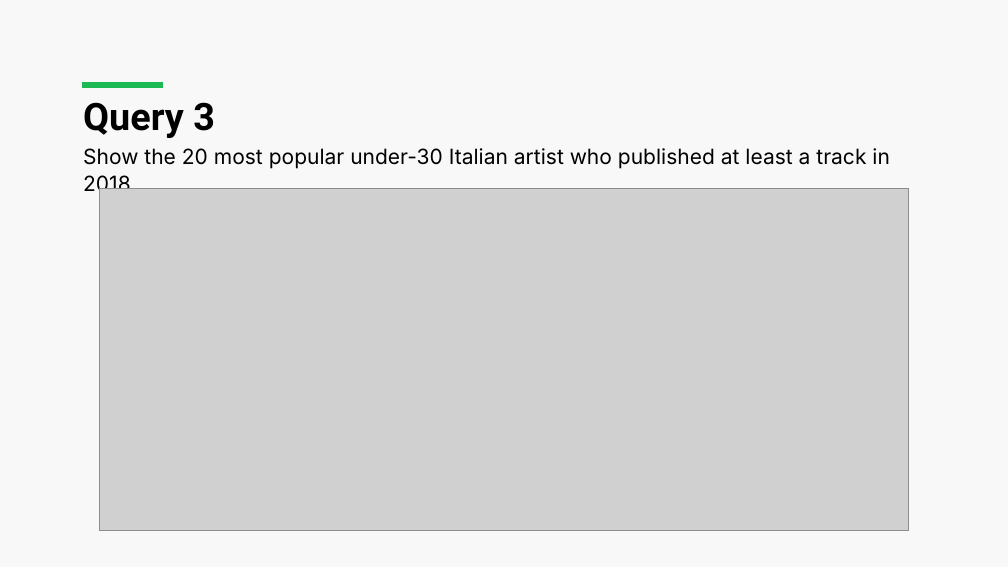
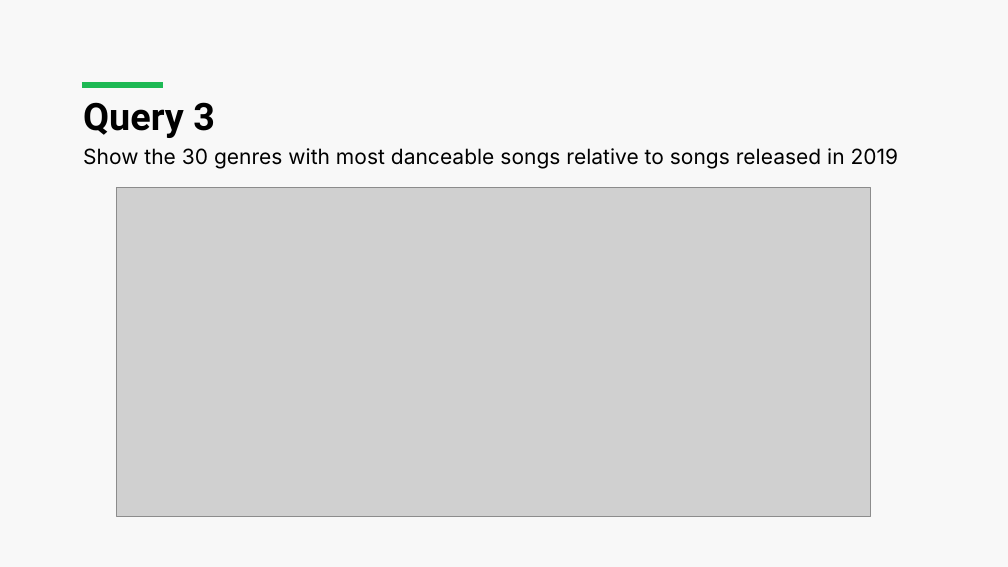
Before and after one commit to luca-martinelli-09/spotify-lod, a slide deck: slide 11 of Spotify_Presentation.pptx. Drawn at 1008x567 pixels with LibreOffice and Linux fonts; fonts in the diff are those of the drawing; grey boxes stand for pictures. Boxes give left, top, right and bottom in pixels: in the first picture for what was removed or moved away, otherwise in the second. Text is boxed around its words. In the diff, an @@ line names an element or a change of style, - is before the commit and + after.

Commit message:
Update slides

```diff
--- a/Spotify_Presentation.pptx
+++ b/Spotify_Presentation.pptx
@@ text at (x1=83, y1=148, x2=899, y2=169): text changed @@
-Show the 20 most popular under-30 Italian artist who published at least a track in 2018
+Show the 30 genres with most danceable songs relative to songs released in 2019
@@ picture resized from (x1=100, y1=188, x2=909, y2=530) to (x1=116, y1=188, x2=870, y2=516) @@
```
Also in this commit, not shown: 9 slides added, 1 other file.
